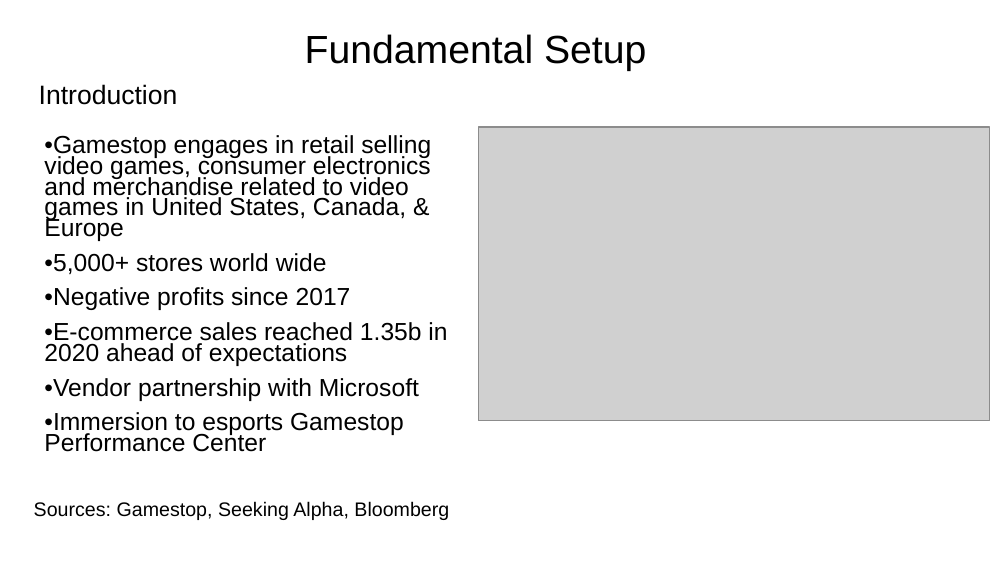
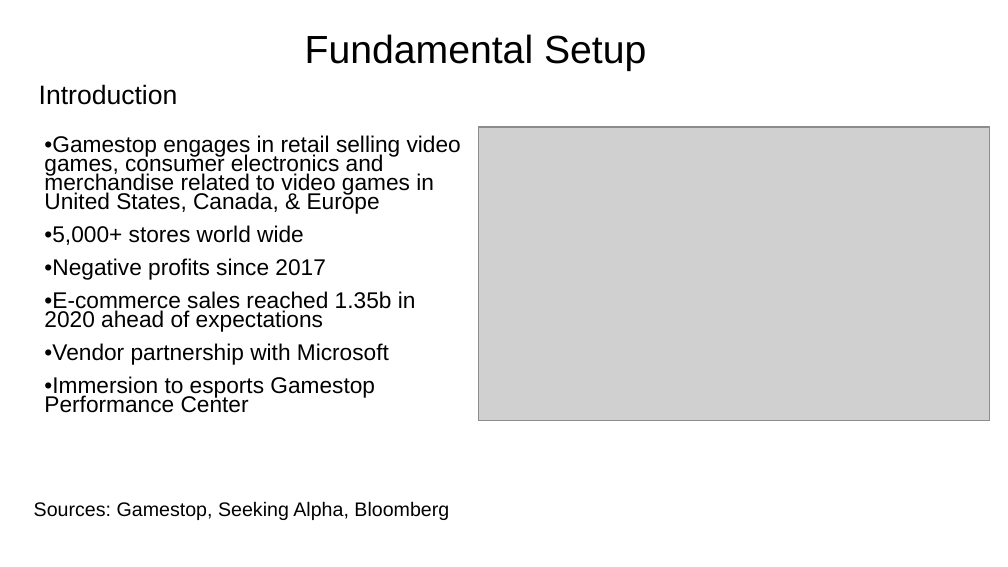
Before and after one commit to vweinblatt123/CF-Project1, a slide deck: slide 3 of CF-Project1.pptx. Drawn at 1008x567 pixels with LibreOffice and Linux fonts; fonts in the diff are those of the drawing; grey boxes stand for pictures. Boxes give left, top, right and bottom in pixels: in the first picture for what was removed or moved away, otherwise in the second. Text is boxed around its words. In the diff, an @@ line names an element or a change of style, - is before the commit and + after.

```diff
--- a/CF-Project1.pptx
+++ b/CF-Project1.pptx
@@ text "•Gamestop engages in retail selling ..." at (x1=44, y1=135, x2=461, y2=413): size 17.6 to 16.1 pt @@
```
Also in this commit, not shown: 2 other slides changed.
